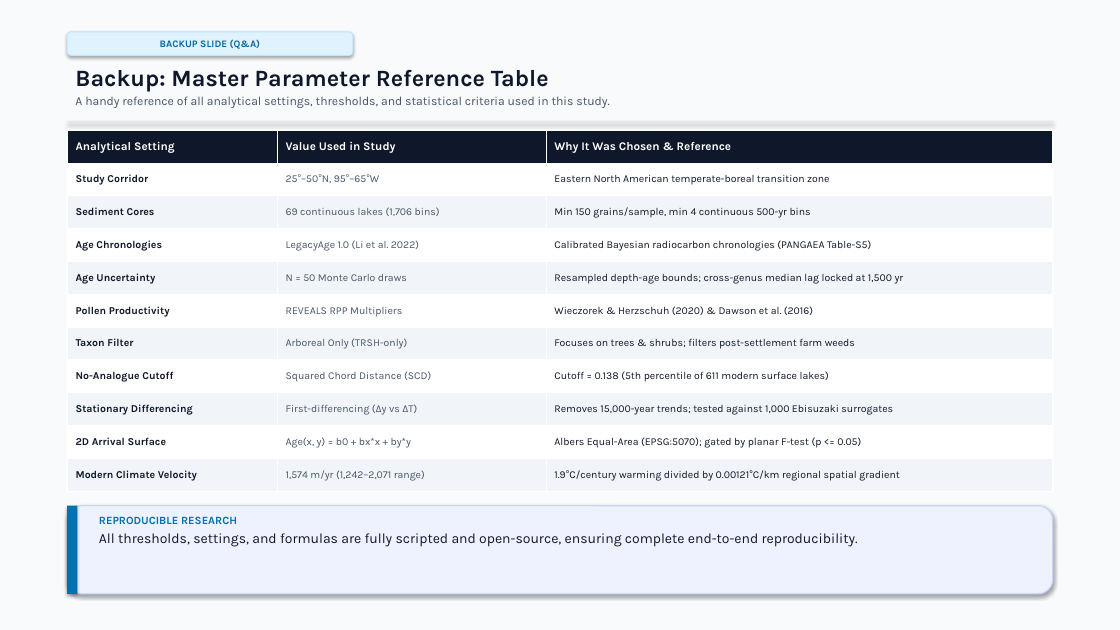
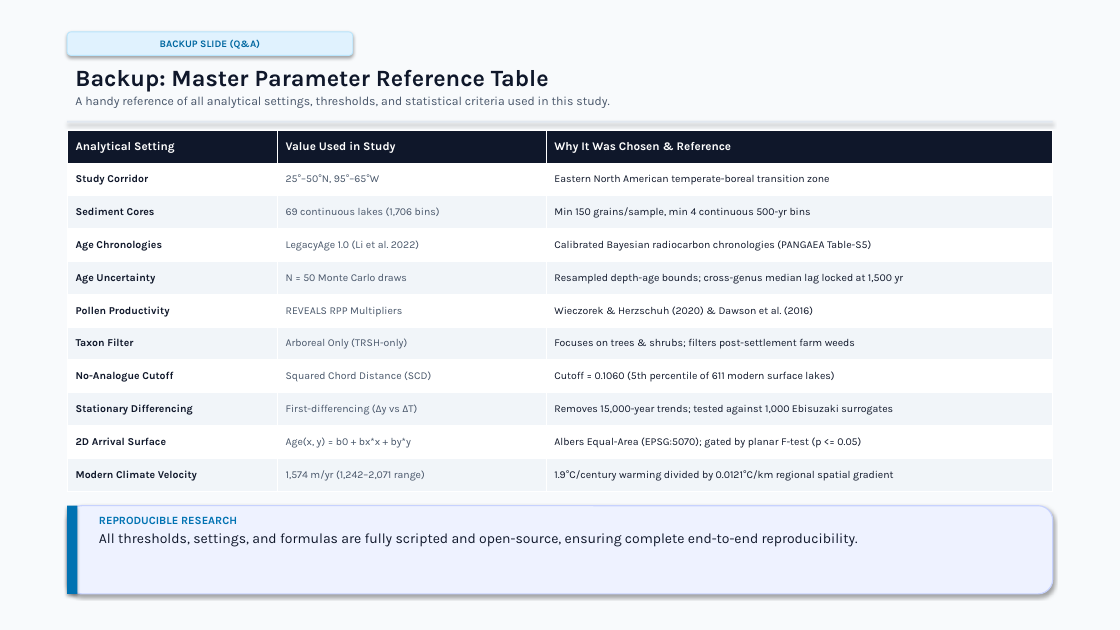
Before and after one commit to vivek-r-2000/EST-Project, a slide deck: slide 22 of TBD2_Final_Project_Presentation_unslopped.pptx. Drawn at 1120x630 pixels with LibreOffice and Linux fonts; fonts in the diff are those of the drawing. Boxes give left, top, right and bottom in pixels: in the first picture for what was removed or moved away, otherwise in the second. Text is boxed around its words. In the diff, an @@ line names an element or a change of style, - is before the commit and + after.

```diff
--- a/TBD2_Final_Project_Presentation_unslopped.pptx
+++ b/TBD2_Final_Project_Presentation_unslopped.pptx
@@ table at bbox=[67, 130, 1053, 492] @@
-row 8, column 3: Cutoff = 0.138 (5th percentile of 611 modern surface lakes)
+row 8, column 3: Cutoff = 0.1060 (5th percentile of 611 modern surface lakes)
-row 11, column 3: 1.9°C/century warming divided by 0.00121°C/km regional spatial gradient
+row 11, column 3: 1.9°C/century warming divided by 0.0121°C/km regional spatial gradient
```
Also in this commit, not shown: 8 other slides changed, 2 other files.
